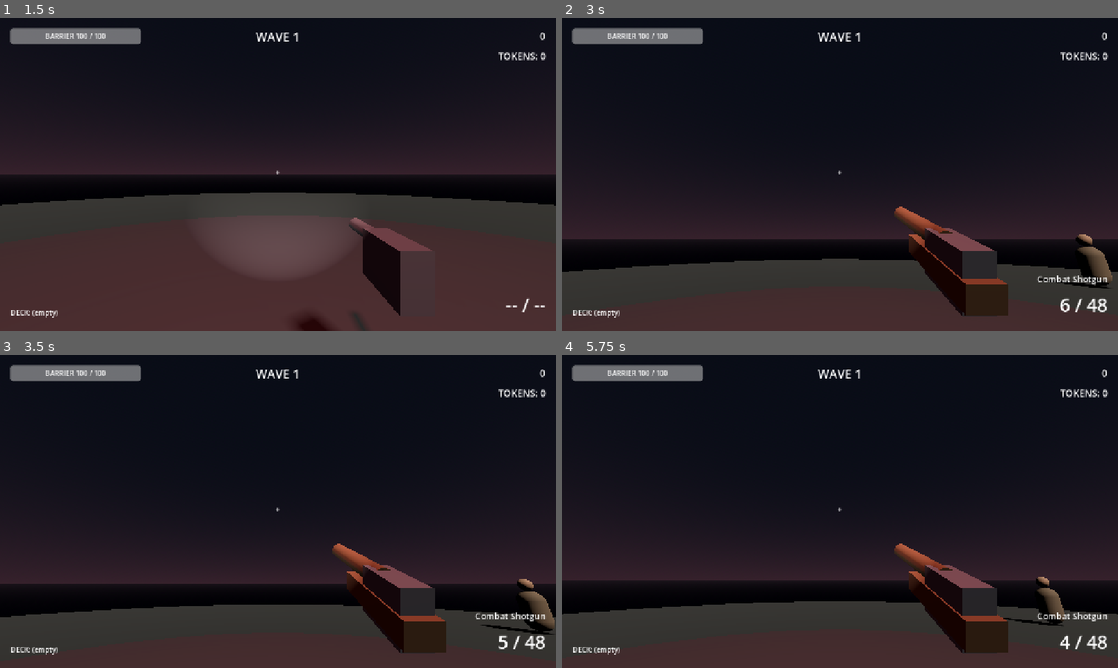
Above: before the commit, frames 1-4 (two rows, left to right).
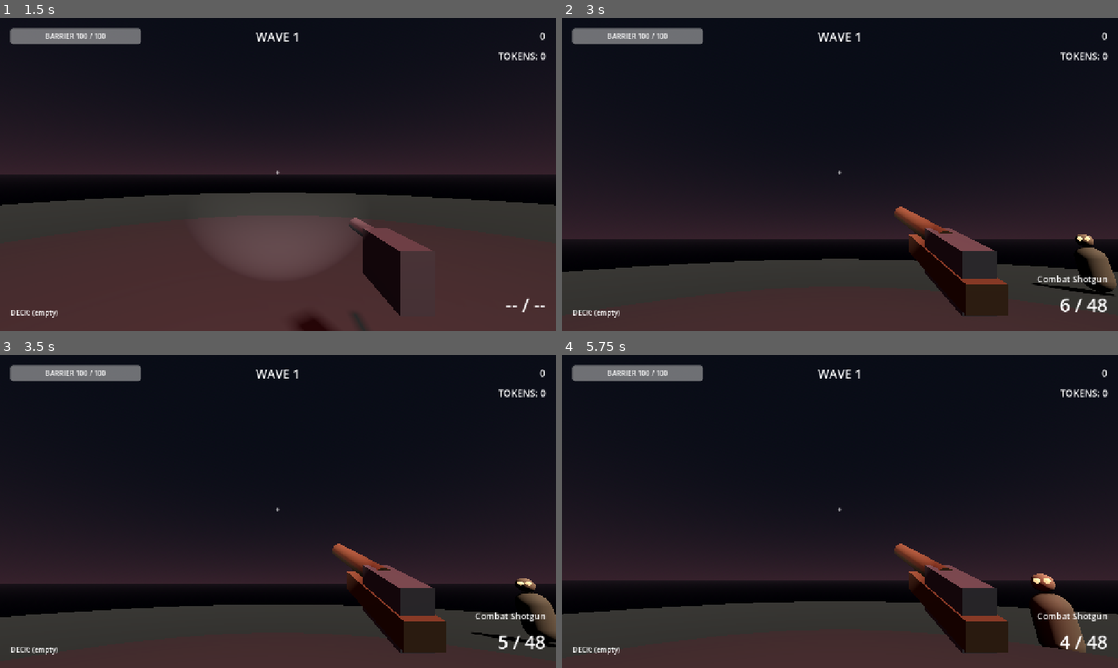
Above: after the commit, the same moments.

Repository: Josh-Buck/site-echo-7
Game: Godot game, scene res://scenes/ui/TitleScreen.tscn
Same seed, same stepped clock (60 frames per second), same inputs: the game is played once before the commit and once after it.
Inputs (mouse positions are in pixels of both pictures, inside the frame that each line leads up to):
- Up to frame 1 (1.5 s): click "START RUN" at 0.5 s; tap Enter at 1.25 s; move the mouse to (250, 237) at 1.27 s; press the mouse at (250, 237) at 1.28 s
- Up to frame 2 (3 s): tap Space at 1.52, 2.27 s; tap F12 (dev_reset) at 2 s; move the mouse to (878, 177) at 2.02 s; release the mouse at (878, 177) at 2.03 s; click (878, 177) at 2.1 s; move the mouse to (795, 171) at 2.77 s; hold Q (swap_next) from 2.78 s (still down)
- Up to frame 3 (3.5 s): keep holding Q (swap_next); click (233, 508) at 3.05 s
- Up to frame 4 (5.75 s): move the mouse to (845, 511) at 3.52 s; release Q (swap_next) at 3.53 s; tap 1 (swap_primary) at 3.6 s; tap Space at 3.77, 4.52 s; click (845, 511) at 3.8 s; move the mouse to (817, 505) at 4.27 s; hold 2 (swap_secondary) 4.28-5 s; click (817, 505) at 4.55 s; tap Escape (pause) at 4.9 s; click "RESUME" at 5 s

Frame 1 is identical in both runs. In frame 2, 0.4% of the frame differs, in the area x 84-100%, y 69-89%; in frame 3, 0.5%; in frame 4, 1.3%, in the area x 79-95%, y 69-96%.

Commit message:
Critical fixes: pause-tree menu isolation, direct zombie steering (no nav), Marksman nerf, bigger visible eyes

Diff:
--- a/autoload/CardSystem.gd
+++ b/autoload/CardSystem.gd
@@ -128,10 +128,10 @@
 		return
 	for card in active_deck:
 		if card.effect_id == &"marksman_refund":
-			if "current_ammo" in source_weapon and source_weapon.has_method("get_ammo_state"):
-				var s: Dictionary = source_weapon.get_ammo_state()
-				var mag_size: int = int(s.get("mag_size", 0))
-				source_weapon.current_ammo = min(mag_size, int(source_weapon.current_ammo) + 2)
+			# Refund 1 round into reserve (not magazine). Doesn't help bypass reload entirely;
+			# just slows the rate at which reserve depletes for accurate shooters.
+			if "reserve_ammo" in source_weapon:
+				source_weapon.reserve_ammo = int(source_weapon.reserve_ammo) + 1
 				EventBus.weapon_reloaded.emit(source_weapon)
 				break
 
--- a/scenes/cards/data/marksman.tres
+++ b/scenes/cards/data/marksman.tres
@@ -6,7 +6,7 @@
 script = ExtResource("1_cd")
 id = &"marksman"
 display_name = "Marksman"
-description = "Reward precision. Headshot kills refund 2 rounds to the magazine."
+description = "Reward precision. Headshot kills refund 1 round to your reserve ammo."
 rarity = 1
 draft_weight = 0.7
 effect_id = &"marksman_refund"
--- a/scenes/enemies/Zombie.gd
+++ b/scenes/enemies/Zombie.gd
@@ -4,7 +4,6 @@
 
 @export var data: EnemyData
 
-@onready var nav: NavigationAgent3D = $NavigationAgent3D
 @onready var mesh: MeshInstance3D = $Mesh
 
 var current_hp: float = 0.0
@@ -14,8 +13,6 @@
 var _idle_timer: float = 0.5
 var _stagger_timer: float = 0.0
 var _die_timer: float = 0.0
-var _nav_update_interval: float = 0.25
-var _nav_update_accum: float = 0.0
 var _gravity: float = 9.8
 var _groan_timer: float = 0.0
 
@@ -30,11 +27,7 @@
 	collision_layer = 4
 	collision_mask = 2
 	add_to_group("zombies")
-	_nav_update_accum = randf() * _nav_update_interval  # stagger crowd
 	_groan_timer = randf_range(2.0, 6.0)
-	nav.path_desired_distance = 0.5
-	nav.target_desired_distance = data.attack_range + BARRIER_RADIUS
-	nav.avoidance_enabled = false
 	_apply_data_visuals()
 	_find_target()
 
@@ -44,10 +37,10 @@
 	scale = Vector3.ONE * data.size_scale
 	_tint_mesh($Mesh, data.body_color, false)
 	_tint_mesh($Head, data.head_color, false)
-	_tint_mesh($EyeL, data.eye_color, true)
-	_tint_mesh($EyeR, data.eye_color, true)
+	_tint_mesh($EyeL, data.eye_color, true, 4.0)
+	_tint_mesh($EyeR, data.eye_color, true, 4.0)
 
-func _tint_mesh(m: MeshInstance3D, color: Color, glowy: bool) -> void:
+func _tint_mesh(m: MeshInstance3D, color: Color, glowy: bool, emission_strength: float = 3.0) -> void:
 	if m == null:
 		return
 	var mat := StandardMaterial3D.new()
@@ -57,7 +50,7 @@
 	if glowy:
 		mat.emission_enabled = true
 		mat.emission = color
-		mat.emission_energy_multiplier = 3.0
+		mat.emission_energy_multiplier = emission_strength
 	m.set_surface_override_material(0, mat)
 
 func _find_target() -> void:
@@ -66,10 +59,6 @@
 		_target = barriers[0]
 
 func _physics_process(delta: float) -> void:
-	_nav_update_accum += delta
-	if _nav_update_accum >= _nav_update_interval:
-		_nav_update_accum = 0.0
-		_update_nav_target()
 	_groan_timer -= delta
 	if _groan_timer <= 0.0 and state != AIState.DIE:
 		_groan_timer = randf_range(5.0, 11.0)
@@ -89,11 +78,6 @@
 		velocity.y -= _gravity * delta
 	move_and_slide()
 
-func _update_nav_target() -> void:
-	if _target == null:
-		return
-	nav.target_position = _target.global_position
-
 func _state_idle(delta: float) -> void:
 	velocity.x = 0.0
 	velocity.z = 0.0
@@ -104,20 +88,21 @@
 func _state_chase(_delta: float) -> void:
 	if _target == null:
 		return
-	var dist := global_position.distance_to(_target.global_position)
+	var to_target := _target.global_position - global_position
+	to_target.y = 0.0
+	var dist := to_target.length()
 	if dist <= data.attack_range + BARRIER_RADIUS:
 		state = AIState.ATTACK
 		velocity.x = 0.0
 		velocity.z = 0.0
 		return
-	var next := nav.get_next_path_position()
-	var dir := next - global_position
-	dir.y = 0.0
-	if dir.length_squared() < 0.0001:
+	if dist < 0.001:
 		velocity.x = 0.0
 		velocity.z = 0.0
 		return
-	dir = dir.normalized()
+	# Direct steering — arena is a flat circle with the barrier as the only obstacle.
+	# CharacterBody3D.move_and_slide handles sliding along the barrier collision.
+	var dir := to_target / dist
 	velocity.x = dir.x * data.move_speed
 	velocity.z = dir.z * data.move_speed
 	look_at(global_position + Vector3(dir.x, 0.0, dir.z), Vector3.UP)
--- a/scenes/enemies/Zombie.tscn
+++ b/scenes/enemies/Zombie.tscn
@@ -13,6 +13,10 @@
 [sub_resource type="SphereMesh" id="HeadMesh_zombie"]
 radius = 0.2
 height = 0.4
+
+[sub_resource type="SphereMesh" id="EyeMesh_zombie"]
+radius = 0.06
+height = 0.12
 
 [sub_resource type="StandardMaterial3D" id="Mat_body"]
 albedo_color = Color(0.36, 0.3, 0.26, 1)
@@ -50,13 +54,13 @@
 surface_material_override/0 = SubResource("Mat_head")
 
 [node name="EyeL" type="MeshInstance3D" parent="."]
-transform = Transform3D(0.05, 0, 0, 0, 0.05, 0, 0, 0, 0.05, -0.07, 1.6, -0.16)
-mesh = SubResource("HeadMesh_zombie")
+transform = Transform3D(1, 0, 0, 0, 1, 0, 0, 0, 1, -0.08, 1.6, -0.18)
+mesh = SubResource("EyeMesh_zombie")
 surface_material_override/0 = SubResource("Mat_eyes")
 
 [node name="EyeR" type="MeshInstance3D" parent="."]
-transform = Transform3D(0.05, 0, 0, 0, 0.05, 0, 0, 0, 0.05, 0.07, 1.6, -0.16)
-mesh = SubResource("HeadMesh_zombie")
+transform = Transform3D(1, 0, 0, 0, 1, 0, 0, 0, 1, 0.08, 1.6, -0.18)
+mesh = SubResource("EyeMesh_zombie")
 surface_material_override/0 = SubResource("Mat_eyes")
 
 [node name="NavigationAgent3D" type="NavigationAgent3D" parent="."]
--- a/scenes/ui/CardDraft.gd
+++ b/scenes/ui/CardDraft.gd
@@ -28,6 +28,7 @@
 	_populate(cards)
 	panel.visible = true
 	Input.set_mouse_mode(Input.MOUSE_MODE_VISIBLE)
+	get_tree().paused = true
 
 func _populate(cards: Array) -> void:
 	# Clear existing children
--- a/scenes/ui/CardDraft.tscn
+++ b/scenes/ui/CardDraft.tscn
@@ -7,6 +7,7 @@
 
 [node name="CardDraft" type="CanvasLayer"]
 layer = 12
+process_mode = 3
 script = ExtResource("1_cd")
 
 [node name="Panel" type="PanelContainer" parent="."]
--- a/scenes/ui/Shop.gd
+++ b/scenes/ui/Shop.gd
@@ -26,6 +26,7 @@
 	_populate()
 	panel.visible = true
 	Input.set_mouse_mode(Input.MOUSE_MODE_VISIBLE)
+	get_tree().paused = true
 	_update_tokens()
 	EventBus.shop_opened.emit()
 
@@ -130,4 +131,5 @@
 func _on_continue_pressed() -> void:
 	AudioMan.play_sfx("ui_click")
 	panel.visible = false
+	# Stay paused — WaveComplete is the next overlay and will re-affirm pause.
 	EventBus.shop_done.emit()
--- a/scenes/ui/Shop.tscn
+++ b/scenes/ui/Shop.tscn
@@ -7,6 +7,7 @@
 
 [node name="Shop" type="CanvasLayer"]
 layer = 11
+process_mode = 3
 script = ExtResource("1_shop")
 
 [node name="Panel" type="PanelContainer" parent="."]
--- a/scenes/ui/WaveComplete.gd
+++ b/scenes/ui/WaveComplete.gd
@@ -57,6 +57,7 @@
 func _show() -> void:
 	panel.visible = true
 	Input.set_mouse_mode(Input.MOUSE_MODE_VISIBLE)
+	get_tree().paused = true
 	SaveSystem.save_meta()
 
 func _on_next_wave_pressed() -> void:
@@ -64,6 +65,7 @@
 	var spawn_ring := get_tree().current_scene.find_child("SpawnRing", true, false)
 	if spawn_ring != null and spawn_ring.has_method("start_next_wave"):
 		panel.visible = false
+		get_tree().paused = false
 		Input.set_mouse_mode(Input.MOUSE_MODE_CAPTURED)
 		spawn_ring.start_next_wave()
 	else:
@@ -71,5 +73,6 @@
 
 func _on_retry_pressed() -> void:
 	AudioMan.play_sfx("ui_click")
+	get_tree().paused = false
 	SaveSystem.save_meta()
 	get_tree().change_scene_to_file("res://scenes/ui/TitleScreen.tscn")
--- a/scenes/ui/WaveComplete.tscn
+++ b/scenes/ui/WaveComplete.tscn
@@ -7,6 +7,7 @@
 
 [node name="WaveComplete" type="CanvasLayer"]
 layer = 10
+process_mode = 3
 script = ExtResource("1_wc")
 
 [node name="Panel" type="PanelContainer" parent="."]
